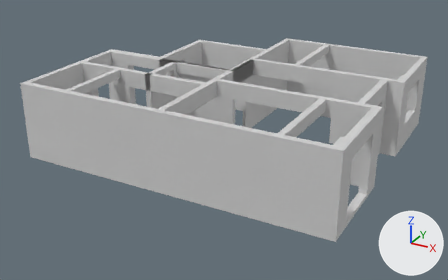
Renders of the Blender file output_full.blend from each side of a commit.
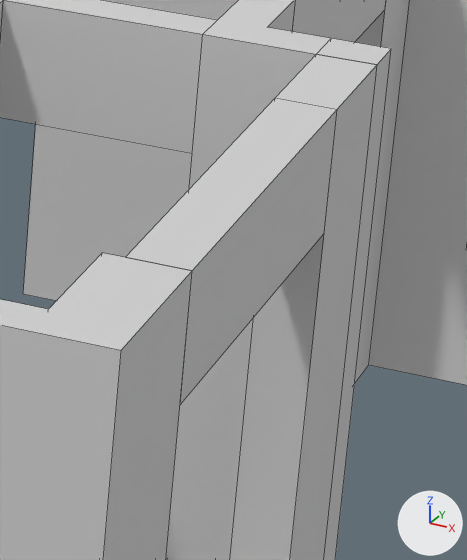
The first picture shows the older version from a 50 mm camera at (45.12, -77.43, 9.96) aimed at (34.38, -57.9, 0.2). The close-ups show the older and then the newer version on the part from 73% to 88% of the width and 36% to 65% of the height of that picture. Only the edits that show in the close-ups are written down. Lighting does not change. The marker at lower right points along +X, +Y and +Z. The close-ups show mesh edges as thin lines.

Objects in the first close-up: '承重墙_围合002', '承重墙_围合003', '承重墙_围合004', '承重墙_围合005', '承重墙_围合006', '承重墙_围合007', '梁000', '窗洞001_窗上墙_001', '窗洞003_窗上墙_001' and 1 more.
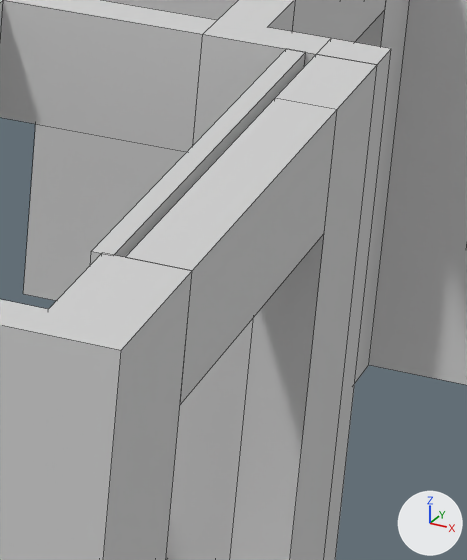
The change, as a list of edits to the scene's bpy script:
```text
Add me_梁012:
    me_梁012.from_pydata(...)  # a box spanning x 40.12..40.22, y -61.51..-58.76, z 2.3..2.91
    me_梁012.materials.append(mat_白模)  # light grey #d3d3d3
Add ob_梁012:
    ob_梁012 = bpy.data.objects.new('梁012', me_梁012)
    ob_梁012.location = (0.0, 0.0, 0.0)
```

Pixel boxes [x1, y1, x2, y2] of what changed, in the close-ups (467 x 560 px):
'梁012', added: after [90, 49, 306, 265]
